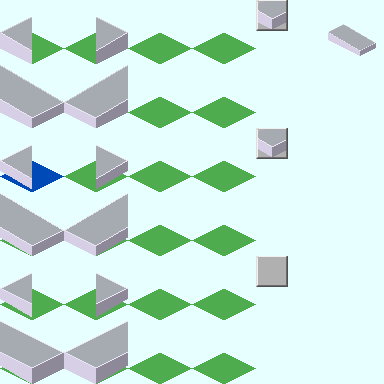
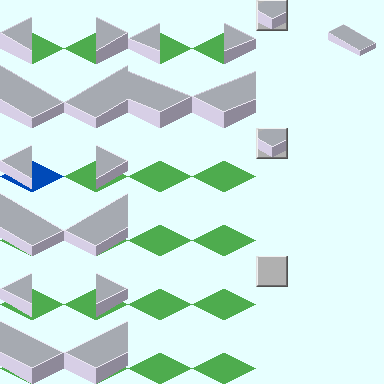
Layer changes from the first 384 × 384 image to the second:
added layer "貼り付けられたレイヤー #5" in group "Type-1" over <box>224,23,256,64</box>
added layer "Type-1[W][0]" in group "Type-1" over <box>192,71,256,128</box>
added layer "Type-1[N][1]" in group "Type-1" over <box>128,23,160,64</box>
added layer "Type-1[N][0]" in group "Type-1" over <box>128,71,192,128</box>
